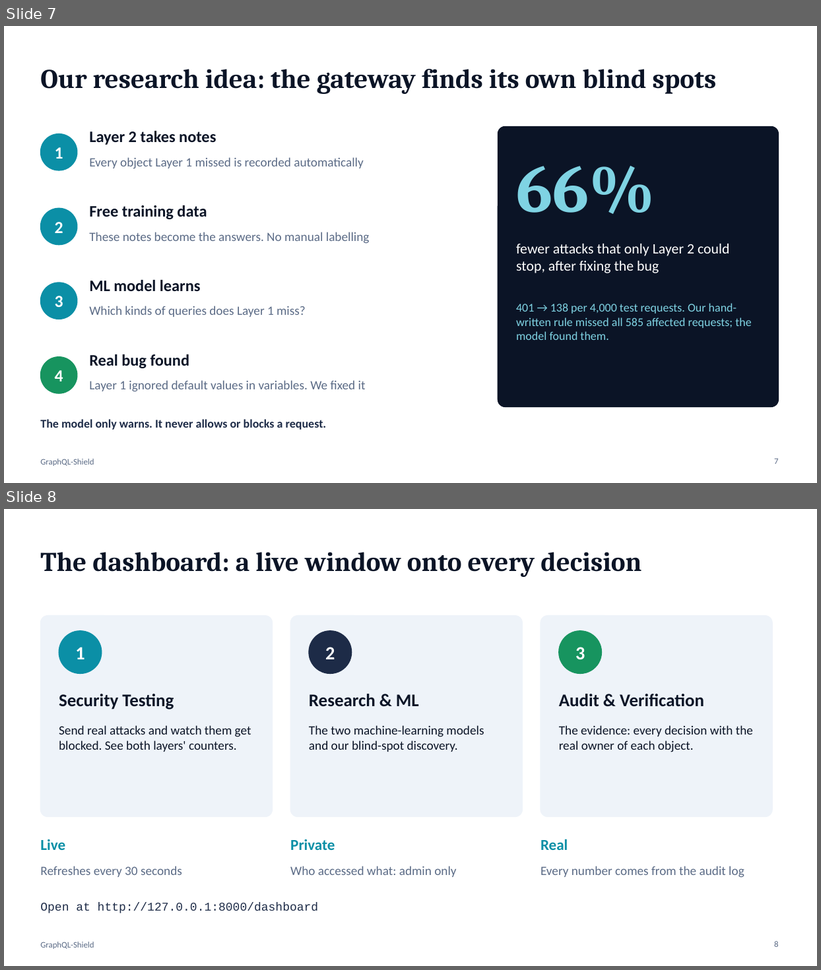
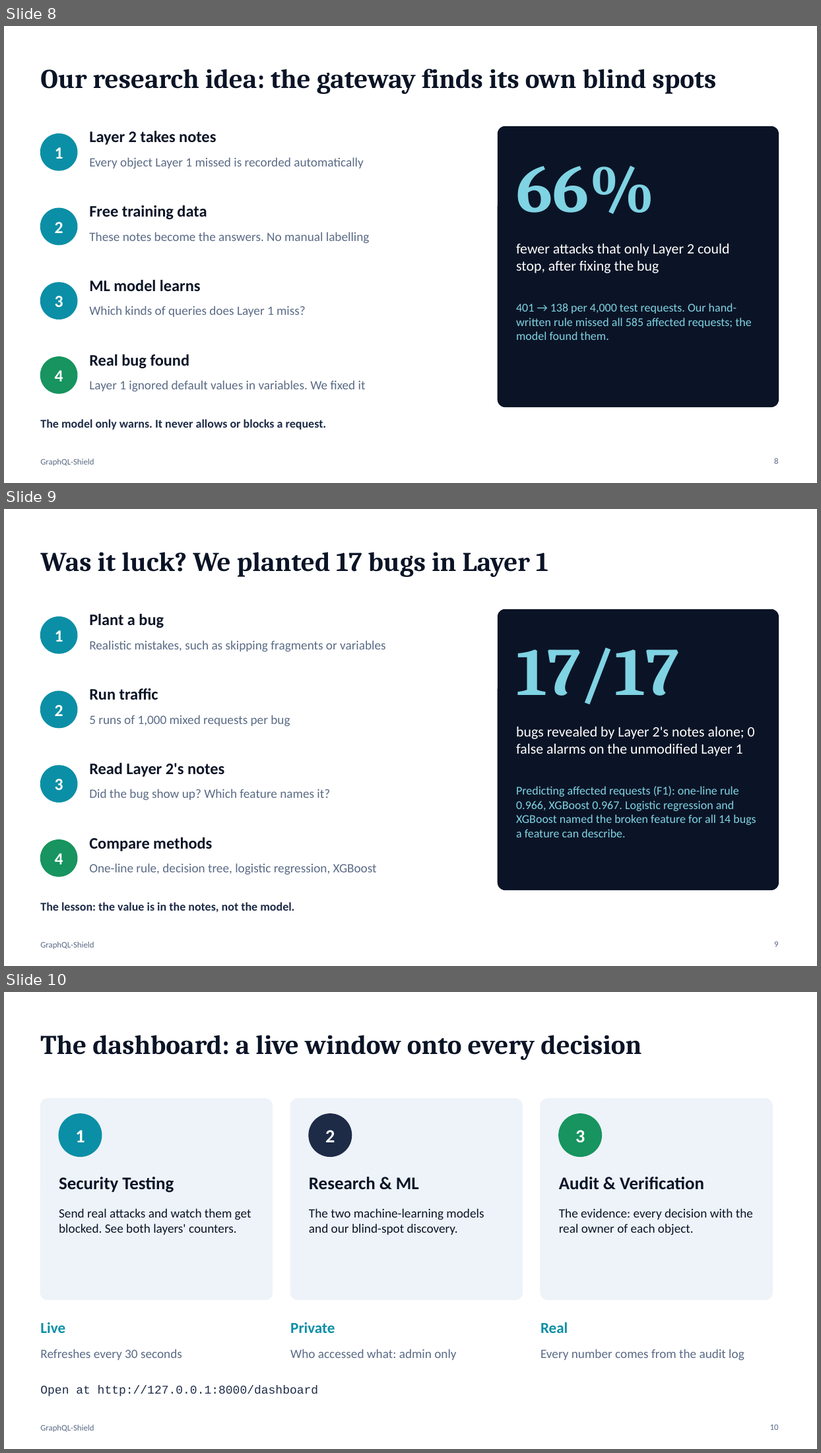
Before and after one commit to Chinmayanand03/GraphQL-Shield-, a slide deck: docs/GraphQL-Shield-Presentation.pptx. Shown one above the other, each under a label of ours: slides 7 and 8 before the commit, slides 8, 9 and 10 after it. The pictures are 821x970 and 821x1453 pixels, drawn with LibreOffice and Linux fonts; fonts in the diff are those of the drawing. Boxes give left, top, right and bottom in pixels: in the first picture for what was removed or moved away, otherwise in the second. Text is boxed around its words. In the diff, an @@ line names an element or a change of style, - is before the commit and + after.

```diff
--- a/docs/GraphQL-Shield-Presentation.pptx
+++ b/docs/GraphQL-Shield-Presentation.pptx
@@ slide 9 added at [4, 509, 817, 966], background #FFFFFF; not listed: 1 template element that a slide beside it also shows @@
@@ title added at [40, 552, 548, 577], 32 pt, text #0B1426, bold @@
+Was it luck? We planted 17 bugs in Layer 1
@@ ellipse added at [40, 617, 77, 654], fill #0B8FA6, outline #0B8FA6 1 pt @@
@@ text added at [89, 614, 164, 628], 19 pt, text #0B1426, bold @@
+Plant a bug
@@ rounded rectangle added at [498, 609, 779, 890], fill #0B1426, outline #0B1426 1 pt @@
@@ text added at [55, 630, 63, 642], 20 pt, text #FFFFFF, bold @@
+1
@@ text added at [89, 640, 386, 652], 15 pt, text #5B6B86 @@
+Realistic mistakes, such as skipping fragments or variables
@@ text added at [516, 648, 679, 704], 80 pt, text #7FD3E3, bold @@
+17/17
@@ ellipse added at [40, 691, 77, 728], fill #0B8FA6, outline #0B8FA6 1 pt @@
@@ text added at [55, 705, 63, 716], 20 pt, text #FFFFFF, bold @@
+2
@@ text added at [89, 689, 158, 700], 19 pt, text #0B1426, bold @@
+Run traffic
@@ text added at [89, 715, 290, 727], 15 pt, text #5B6B86 @@
+5 runs of 1,000 mixed requests per bug
@@ text added at [516, 727, 755, 757], 17 pt, text #FFFFFF @@
+bugs revealed by Layer 2's notes alone; 0 false alarms on the unmodified Layer 1
@@ ellipse added at [40, 766, 77, 803], fill #0B8FA6, outline #0B8FA6 1 pt @@
@@ text added at [89, 763, 224, 777], 19 pt, text #0B1426, bold @@
+Read Layer 2's notes
@@ text added at [55, 779, 63, 790], 20 pt, text #FFFFFF, bold @@
+3
@@ text added at [89, 789, 330, 801], 15 pt, text #5B6B86 @@
+Did the bug show up? Which feature names it?
@@ text added at [516, 786, 756, 838], 14 pt, text #7FD3E3 @@
+Predicting affected requests (F1): one-line rule 0.966, XGBoost 0.967. Logistic regression and XGBoost named the broken feature for all 14 bugs a feature can describe.
@@ ellipse added at [40, 840, 77, 877], fill #17945F, outline #17945F 1 pt @@
@@ text added at [89, 838, 212, 852], 19 pt, text #0B1426, bold @@
+Compare methods
@@ text added at [55, 854, 63, 865], 20 pt, text #FFFFFF, bold @@
+4
@@ text added at [89, 863, 377, 875], 15 pt, text #5B6B86 @@
+One-line rule, decision tree, logistic regression, XGBoost
@@ text added at [40, 902, 294, 913], 14 pt, text #1D2B47, bold @@
+The lesson: the value is in the notes, not the model.
@@ page number added at [774, 941, 778, 947], 10 pt, text #5B6B86 @@
+9
@@ what was slide 7 is now slide 8 @@
@@ page number at [774, 458, 778, 464]: text changed @@
-7
+8
@@ what was slide 8 is now slide 10 @@
@@ page number at [770, 1424, 779, 1430]: text changed @@
-8
+10
```
Also in this commit, not shown: 2 slides changed, 1 other slide added, 23 other files.
